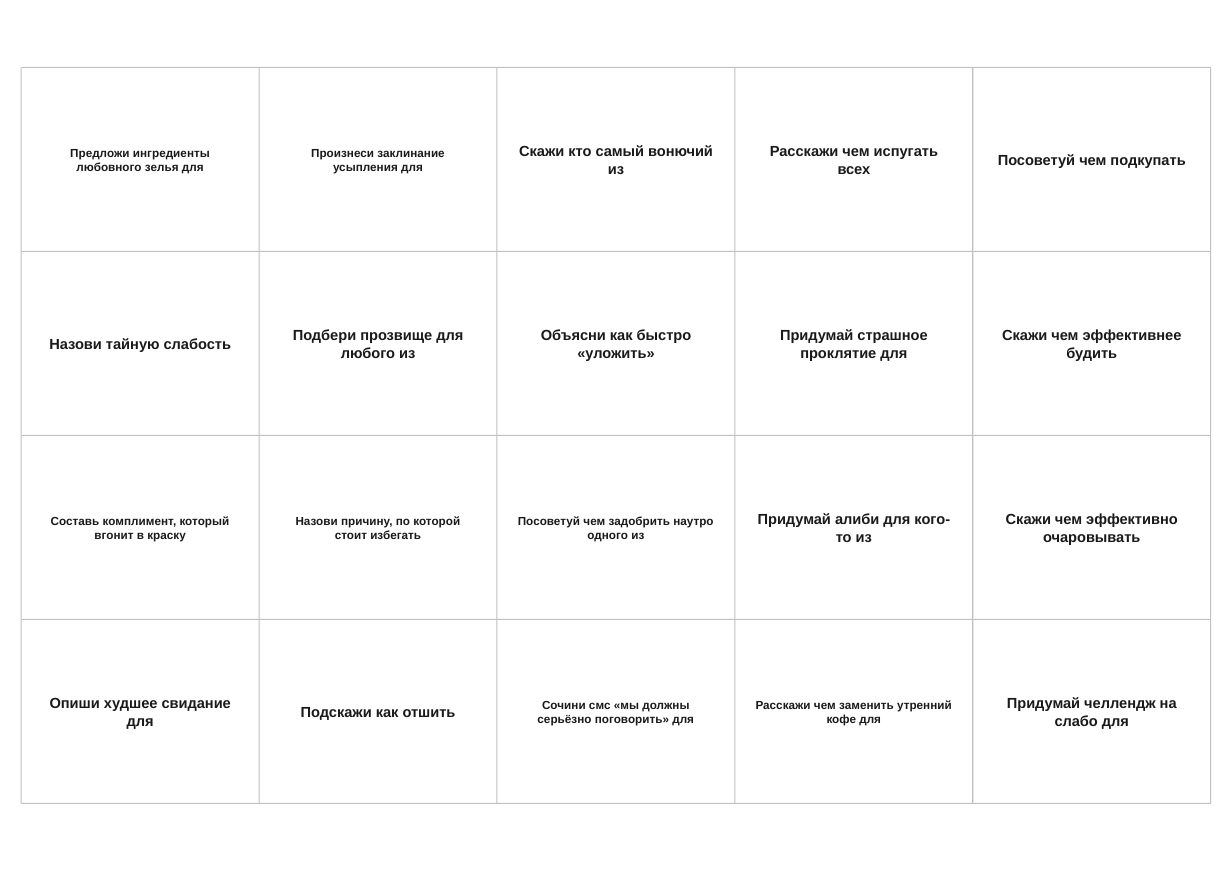
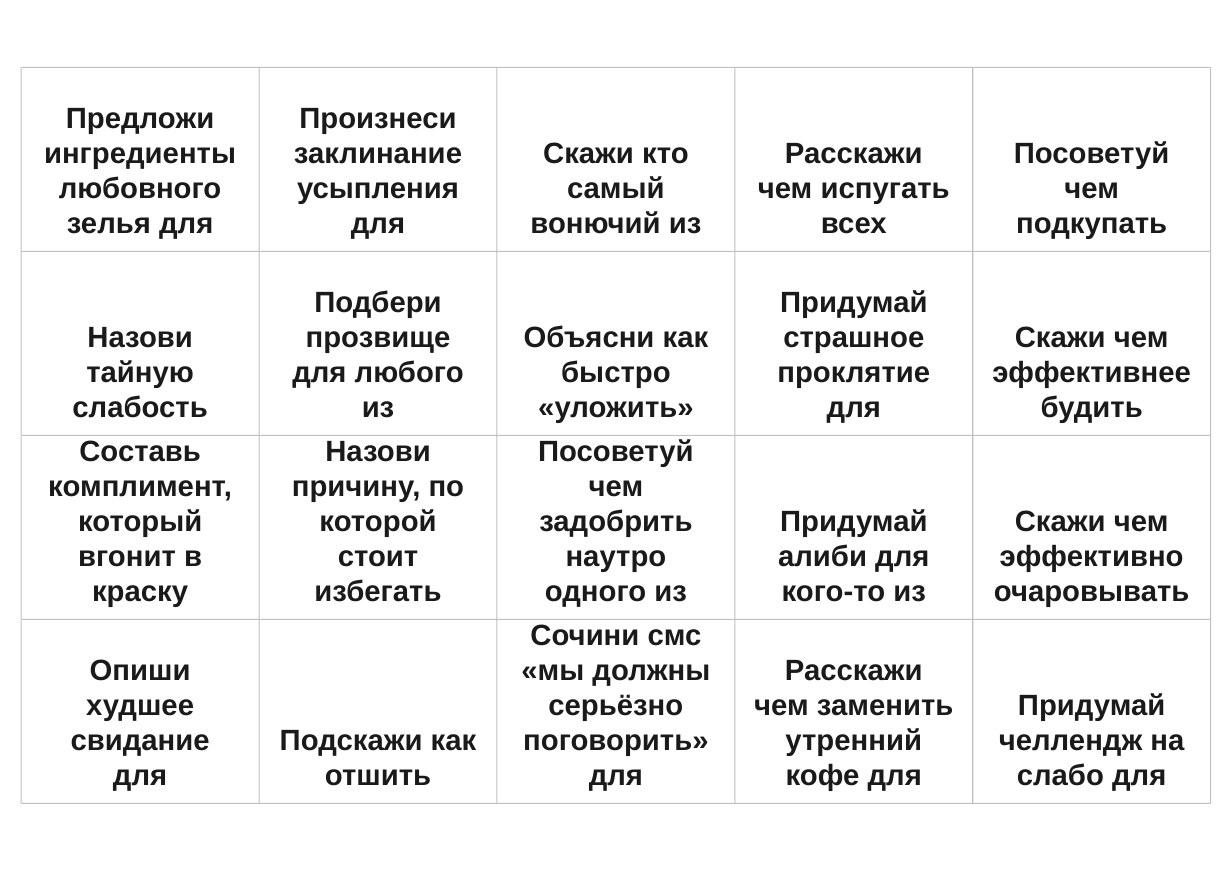
Before and after one commit to Tanion37/svet-moy-zerkalce, a slide deck: slide 1 of output/svet-moy-zerkalce-cards.pptx. Drawn at 1232x871 pixels with LibreOffice and Linux fonts; fonts in the diff are those of the drawing. Boxes give left, top, right and bottom in pixels: in the first picture for what was removed or moved away, otherwise in the second. Text is boxed around its words. In the diff, an @@ line names an element or a change of style, - is before the commit and + after.

```diff
--- a/output/svet-moy-zerkalce-cards.pptx
+++ b/output/svet-moy-zerkalce-cards.pptx
@@ size 8 to 20 pt; vertical alignment middle to bottom in 7 elements at <box>44,108,236,239</box>, <box>294,108,462,239</box>, <box>48,440,232,607</box>, <box>292,441,465,602</box>, <box>538,439,694,607</box>, <box>521,624,710,791</box>, <box>754,660,953,791</box> @@
@@ size 10 to 20 pt; vertical alignment middle to bottom in 13 elements at <box>530,142,702,234</box>, <box>758,143,950,234</box>, <box>1014,141,1170,239</box>, <box>72,327,207,418</box>, <box>292,290,464,418</box>, <box>524,325,709,423</box>, <box>777,290,930,423</box>, <box>992,326,1191,423</box>, <box>778,509,929,602</box>, <box>994,510,1190,607</box>, <box>71,659,210,791</box>, <box>280,730,477,786</box>, <box>999,693,1184,791</box> @@
```
Also in this commit, not shown: 2 other slides changed, 2 other files.
